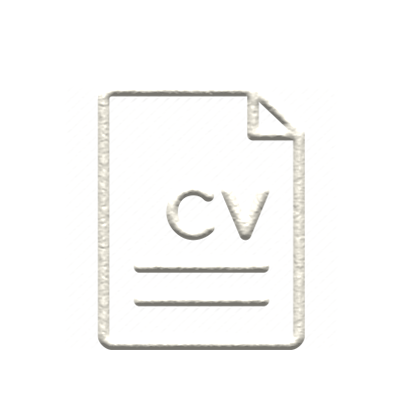
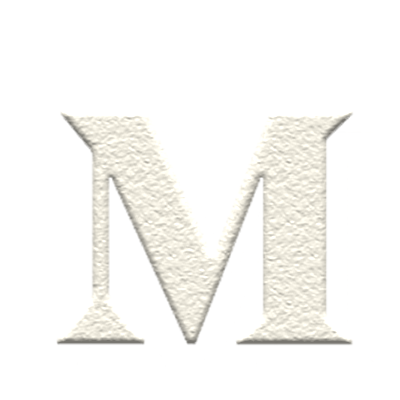
Before/after of a w=400, h=400 layered artwork. What changed in the layer stack:
added layer "Layer 5" above "Layer 4" over [56, 109, 354, 350]
hid "Layer 4" over [64, 89, 339, 350]
